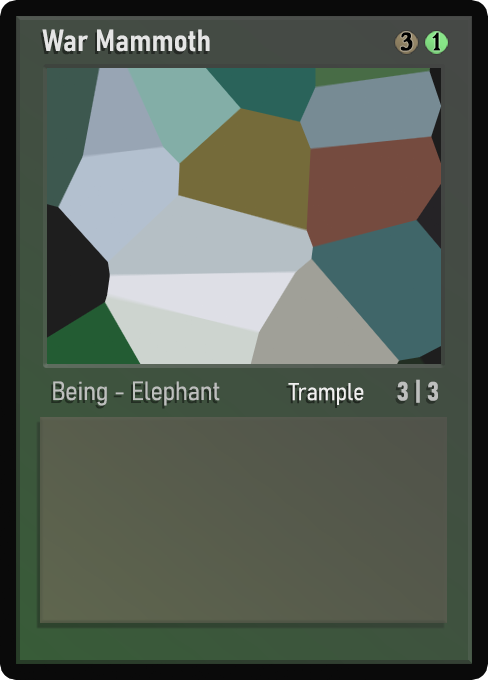
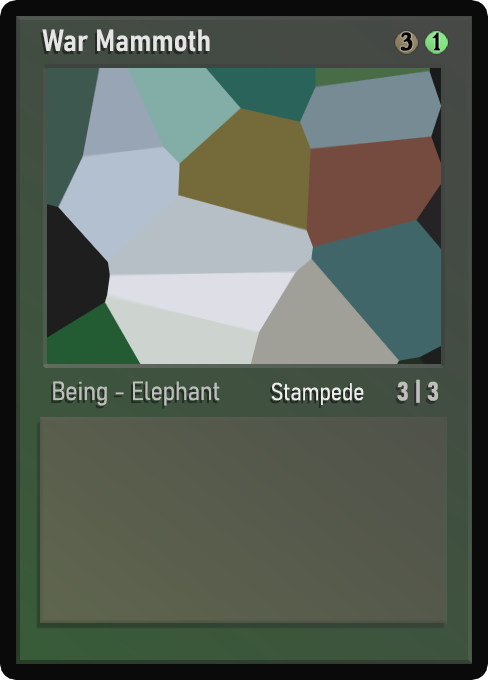
Layered file, before and after one edit (488x680). Changes by layer:
painted on "Ability" over [271, 382, 353, 405]
